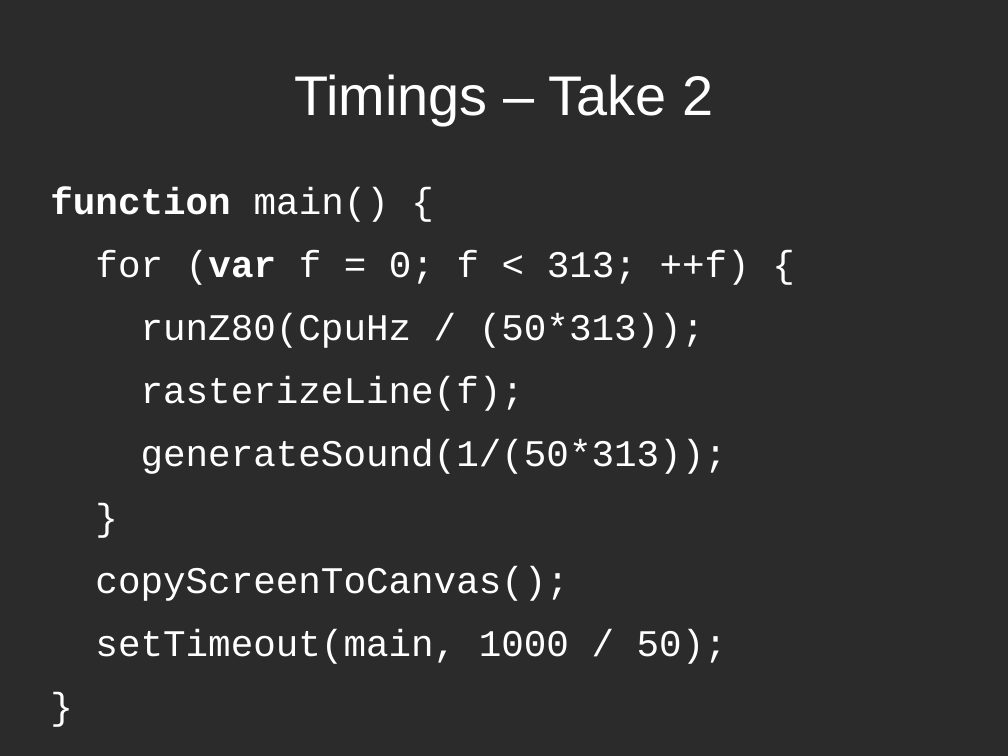
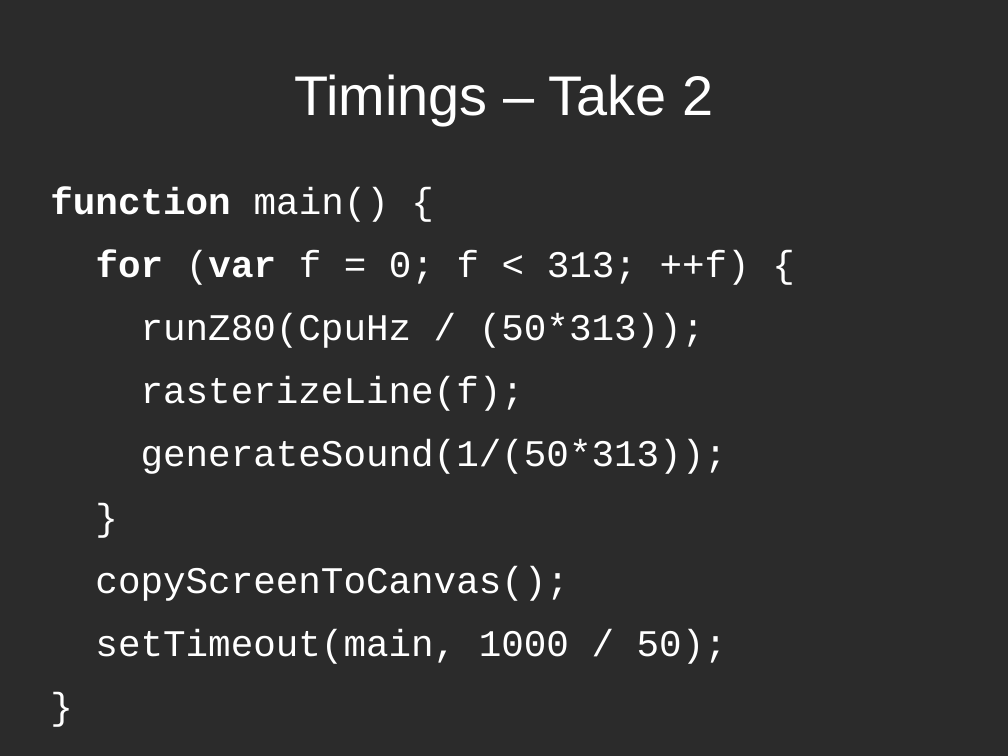
Before and after one commit to mattgodbolt/miracle-sms-emulator, a slide deck: slide 31 of emulating.odp. Drawn at 1008x756 pixels with LibreOffice and Linux fonts; fonts in the diff are those of the drawing; background and template pictures are left out; a plain dark background stands for a picture behind light text. Boxes give left, top, right and bottom in pixels: in the first picture for what was removed or moved away, otherwise in the second. Text is boxed around its words. In the diff, an @@ line names an element or a change of style, - is before the commit and + after.

```diff
--- a/emulating.odp
+++ b/emulating.odp
@@ text at (96,250,750,285): bold on in "for" @@
```
Also in this commit, not shown: 2 other slides changed.
